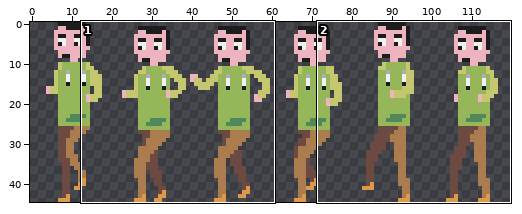
Edited in one commit: sprite sheet (assets/Game/Sprites/MainCharacterWalk.png). The picture above shows the old version from afar; the outline marks the close-up.
Close-up. Before the edit:
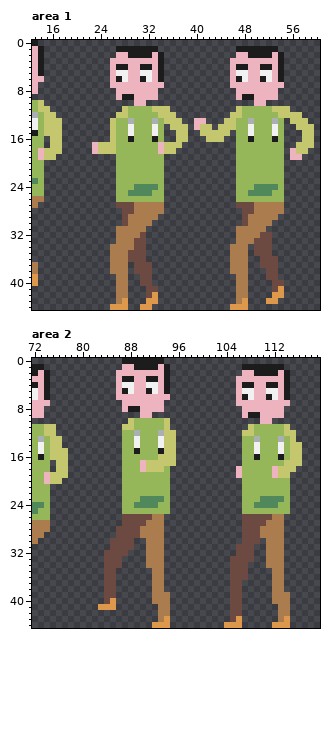
The file is 120x45 pixels. Shown: area 1: x 13..60, y 0..44; area 2: x 72..119, y 0..44.
After:
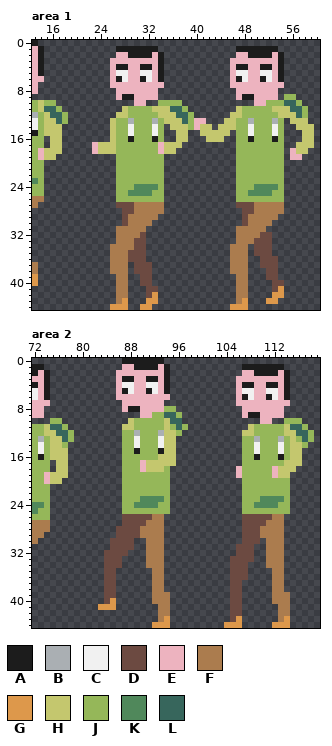
Palette (. is transparent): A #1c1c1c  B #aaafb3  C #f1f1f1  D #6c4a41  E #edb3bf  F #ab7c4e  G #dd984b  H #c4c76e  J #95b759  K #50885b  L #37665c
Difference:
{"where": "area 1"}
{"y":9,"x":55,"old":"..","new":"JJ"}
{"y":10,"x":15,"old":"..","new":"JJ"}
{"y":10,"x":34,"old":"....","new":"JJJJ"}
{"y":10,"x":52,"old":"......","new":"JJJLLJ"}
{"y":11,"x":15,"old":"H..","new":"LLJ"}
{"y":11,"x":36,"old":"...","new":"LLJ"}
{"y":11,"x":56,"old":"...","new":"LLJ"}
{"y":12,"x":16,"old":"H..","new":"LLJ"}
{"y":12,"x":37,"old":"...","new":"LLJ"}
{"y":12,"x":57,"old":"H.","new":"LJ"}
{"y":13,"x":17,"old":"H.","new":"LJ"}
{"y":13,"x":38,"old":"..","new":"LJ"}
{"y":14,"x":39,"old":".","new":"J"}
{"where": "area 2"}
{"y":8,"x":94,"old":"..","new":"JJ"}
{"y":9,"x":92,"old":".....","new":"JJLLJ"}
{"y":10,"x":75,"old":"..","new":"JJ"}
{"y":10,"x":95,"old":"..","new":"LL"}
{"y":10,"x":114,"old":"...","new":"JJJ"}
{"y":11,"x":75,"old":"H..","new":"LLJ"}
{"y":11,"x":95,"old":"...","new":"JLJ"}
{"y":11,"x":115,"old":"...","new":"LLJ"}
{"y":12,"x":76,"old":"...","new":"LLJ"}
{"y":12,"x":96,"old":".","new":"J"}
{"y":12,"x":116,"old":"...","new":"LLJ"}
{"y":13,"x":77,"old":"..","new":"LJ"}
{"y":13,"x":116,"old":"...","new":"JLJ"}
{"y":14,"x":77,"old":".","new":"J"}
{"y":14,"x":117,"old":".","new":"J"}
{"label":"changed","picture_box":[266,94,308,118]}
{"label":"changed","picture_box":[44,100,68,124]}
{"label":"added","picture_box":[158,100,194,130]}
{"label":"added","picture_box":[152,406,188,436]}
{"label":"changed","picture_box":[50,418,74,448]}
{"label":"added","picture_box":[284,418,314,448]}
